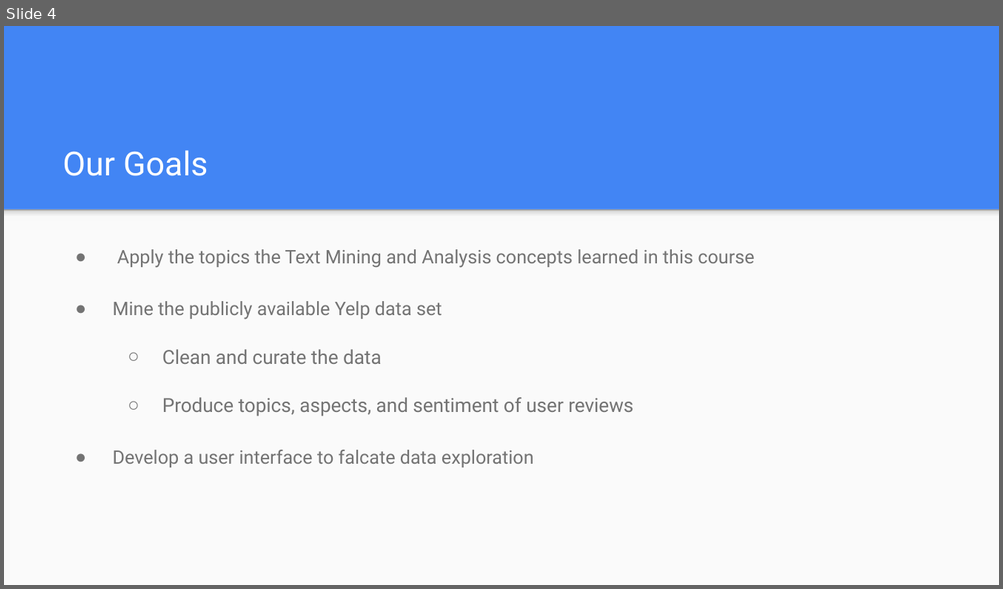
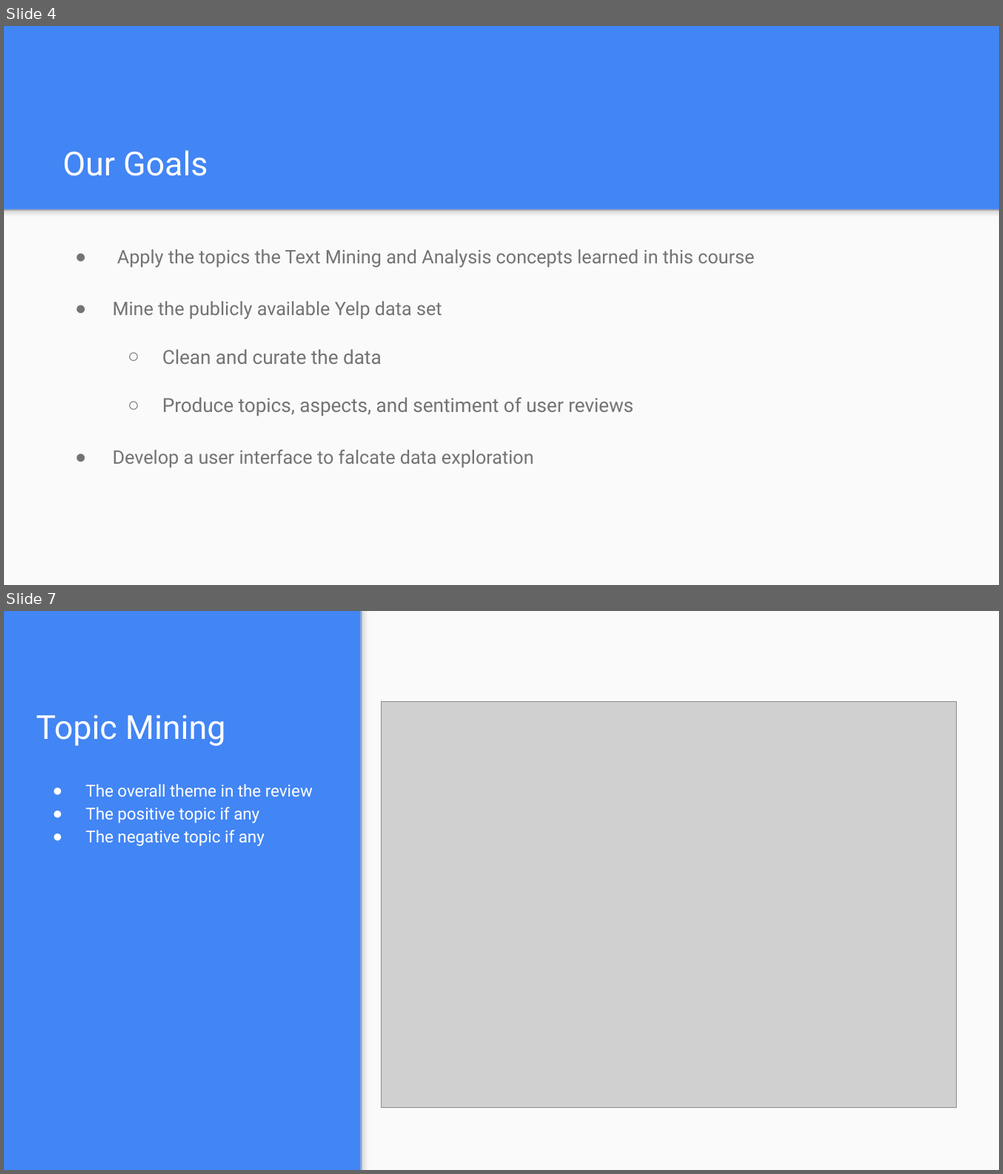
Before and after one commit to AsadBinImtiaz/CS410_UIUC, a slide deck: Presentations/CS410_FA2019_Presentation.pptx. Shown one above the other, each under a label of ours: slide 4 before the commit, slides 4 and 7 after it; the slides between them are not shown. The pictures are 1003x589 and 1003x1174 pixels, drawn with LibreOffice and Linux fonts; fonts in the diff are those of the drawing; grey boxes stand for pictures. Boxes give left, top, right and bottom in pixels: in the first picture for what was removed or moved away, otherwise in the second. Text is boxed around its words. In the diff, an @@ line names an element or a change of style, - is before the commit and + after.

```diff
--- a/Presentations/CS410_FA2019_Presentation.pptx
+++ b/Presentations/CS410_FA2019_Presentation.pptx
@@ slide 7 added at [4, 611, 999, 1170], background #4285F4 @@
@@ rectangle added at [361, 611, 999, 1170], fill #FAFAFA @@
@@ rectangle added at [361, 611, 373, 1170], fill gradient #F9F9F9 to #DEDEDE to #999999 @@
@@ title added at [36, 715, 225, 746], 32 pt, text #FFFFFF @@
+Topic Mining
@@ picture added at [381, 702, 957, 1108] @@
@@ text added at [85, 784, 313, 846], 16 pt, text #FFFFFF @@
+● The overall theme in the review
+● The positive topic if any
+● The negative topic if any
```
Also in this commit, not shown: 3 slides changed, 4 other slides added, 4 slides removed.
